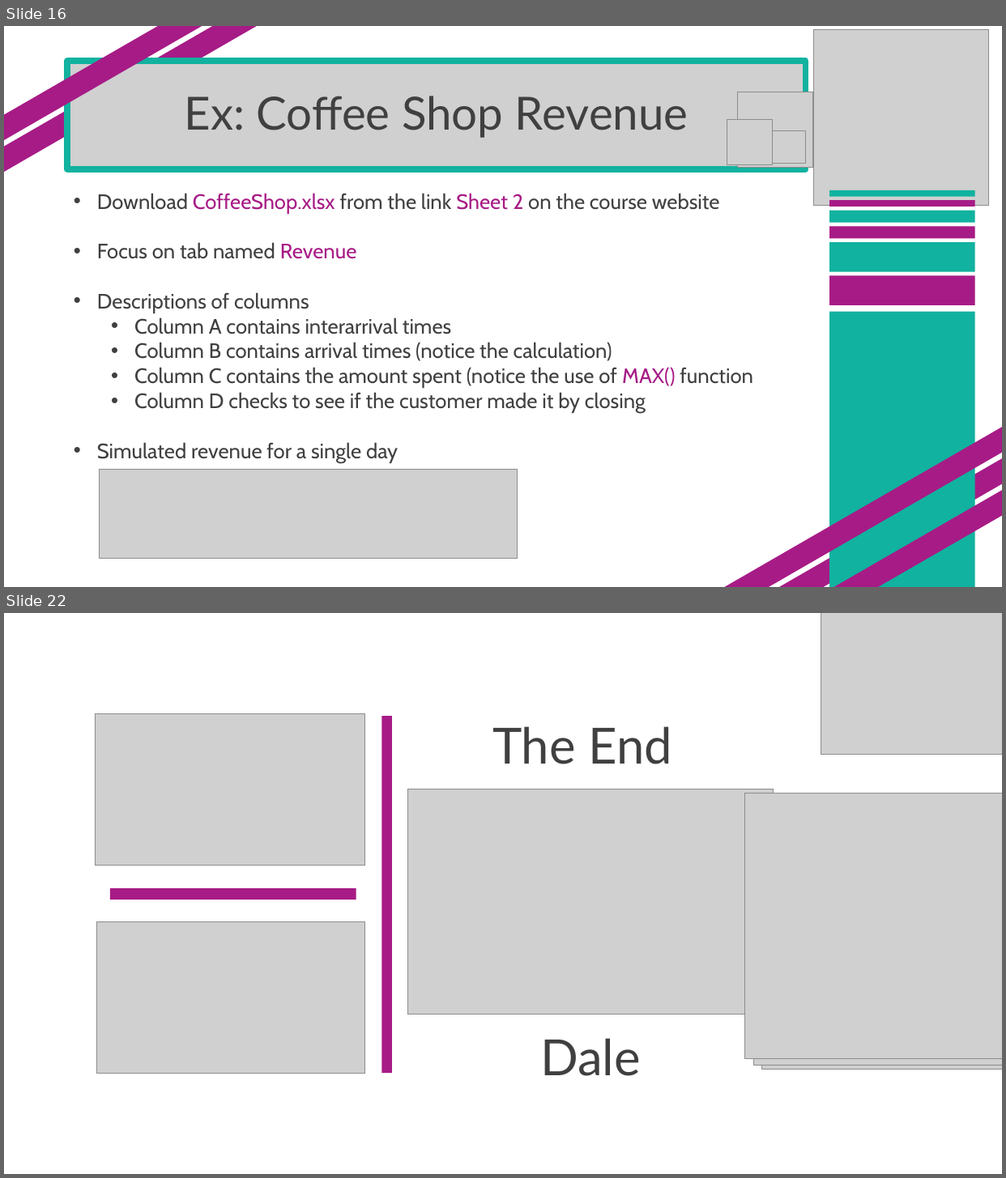
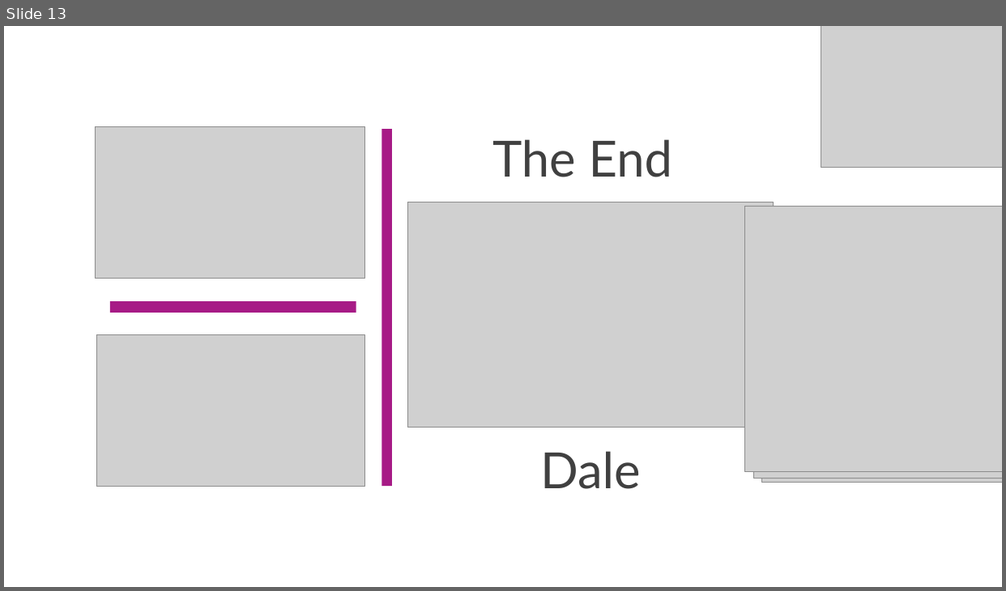
Before and after one commit to SuperMarioGiacomazzo/STOR305_WEBSITE, a slide deck: Lectures/Lecture 30/Lecture 30.pptx. Shown one above the other, each under a label of ours: slides 16 and 22 before the commit, slide 13 after it; the slides between them are not shown. The pictures are 1006x1178 and 1006x591 pixels, drawn with LibreOffice and Linux fonts; fonts in the diff are those of the drawing; grey boxes stand for pictures. Boxes give left, top, right and bottom in pixels: in the first picture for what was removed or moved away, otherwise in the second. Text is boxed around its words. In the diff, an @@ line names an element or a change of style, - is before the commit and + after.

```diff
--- a/Lectures/Lecture 30/Lecture 30.pptx
+++ b/Lectures/Lecture 30/Lecture 30.pptx
@@ slide 16 removed at box(4, 26, 1002, 587), background #FFFFFF @@
@@ rectangle removed at box(4, 26, 268, 184) @@
@@ rectangle removed at box(4, 26, 253, 160) @@
@@ picture removed at box(813, 30, 988, 205) @@
@@ picture removed at box(67, 63, 805, 170) @@
@@ title removed at box(68, 61, 806, 169) @@
-Ex: Coffee Shop Revenue
@@ picture removed at box(738, 92, 812, 168) @@
@@ picture removed at box(727, 120, 772, 165) @@
@@ picture removed at box(773, 130, 806, 164) @@
@@ text removed at box(97, 193, 753, 463) @@
-• Download CoffeeShop.xlsx from the link Sheet 2 on the course website
-• Focus on tab named Revenue
-• Descriptions of columns
-  • Column A contains interarrival times
-  • Column B contains arrival times (notice the calculation)
-  • Column C contains the amount spent (notice the use of MAX() function
-  • Column D checks to see if the customer made it by closing
-• Simulated revenue for a single day
@@ rectangle removed at box(829, 190, 975, 197) @@
@@ rectangle removed at box(829, 200, 975, 207) @@
@@ rectangle removed at box(829, 210, 975, 222) @@
@@ rectangle removed at box(829, 227, 975, 238) @@
@@ rectangle removed at box(829, 242, 975, 272) @@
@@ rectangle removed at box(829, 276, 975, 306) @@
@@ rectangle removed at box(829, 312, 975, 587) @@
@@ rectangle removed at box(701, 408, 1002, 587) @@
@@ rectangle removed at box(765, 431, 1002, 587) @@
@@ rectangle removed at box(778, 455, 1002, 587) @@
@@ picture removed at box(99, 469, 517, 558) @@
@@ what was slide 22 is now slide 13 @@
```
Also in this commit, not shown: 8 other slides removed, 14 other files.
